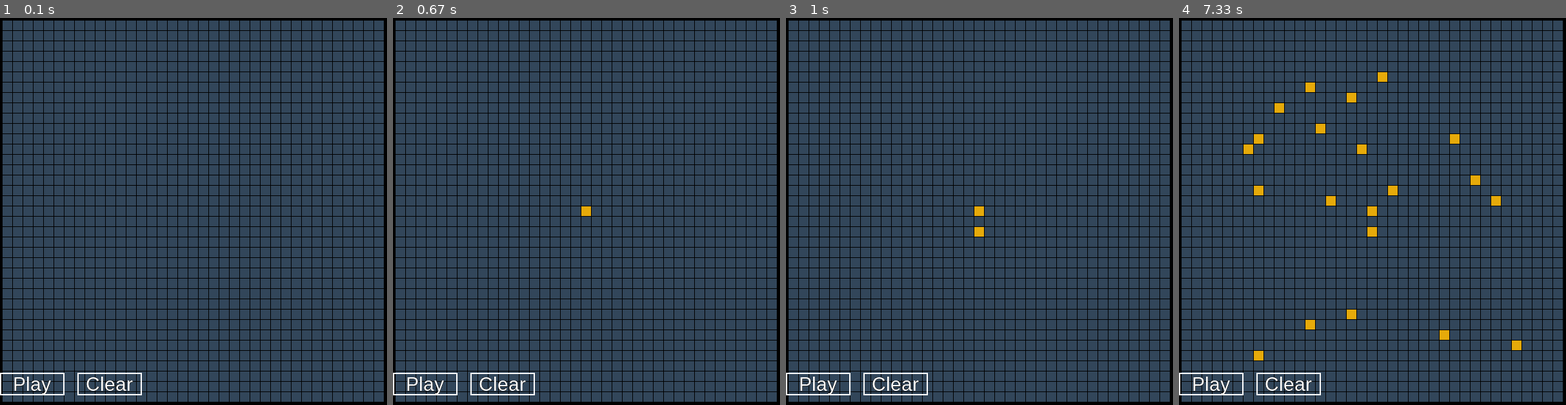
Above: before the commit, frames 1-4 (left to right).
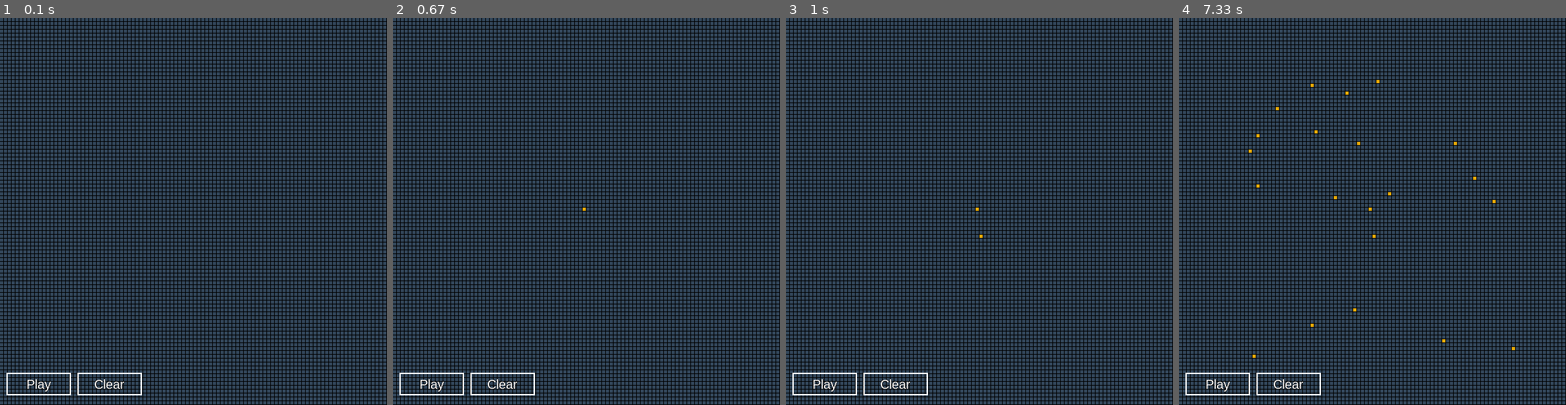
Above: after the commit, the same moments.

Repository: sk-Prime/pygame_of_life
Game: pygame game, started from cgol.py
Two runs of this game, one before a commit and one after it. Both use one fixed random seed, a clock stepped at 60 frames per second and the inputs below.
Inputs (mouse positions are in pixels of both pictures, inside the frame that each line leads up to):
- Up to frame 1 (0.1 s): no input
- Up to frame 2 (0.67 s): click (586, 211) at 0.38 s
- Up to frame 3 (1 s): click (979, 234) at 0.72 s
- Up to frame 4 (7.33 s): click (1252, 153) at 1.05 s; click (1511, 346) at 1.38 s; click (1380, 79) at 1.72 s; click (1353, 312) at 2.05 s; click (1360, 145) at 2.38 s; click (1318, 130) at 2.72 s; click (1473, 176) at 3.05 s; click (1492, 203) at 3.38 s; click (1453, 141) at 3.72 s; click (1260, 137) at 4.05 s; click (1387, 196) at 4.38 s; click (1260, 188) at 4.72 s; click (1314, 323) at 5.05 s; click (1256, 354) at 5.38 s; click (1310, 87) at 5.72 s; click (1333, 196) at 6.05 s; click (1279, 110) at 6.38 s; click (1442, 339) at 6.72 s; click (1349, 95) at 7.05 s

The runs differ from the first frame. In frame 1, 34% of the frame differs, in the area x 0-100%, y 0-100%; in frame 2, 34%; in frame 3, 34%; in frame 4, 34%.

Commit message:
Update cgol.py

Diff:
--- a/cgol.py
+++ b/cgol.py
@@ -8,7 +8,7 @@
         self.screen_h = 1440
 
         self.cell_size = 10
-
+        self.font_size = 20
 
         #gap between cells
         self.gap = 2
@@ -32,6 +32,7 @@
     def add_screen_info(self,w,h):
         self.screen_w=w
         self.screen_h=h
+
 conf = Config()
 
 class Life():
@@ -104,7 +105,7 @@
 
                 if self[temp_x,temp_y]: #if neighbour is alive
                     neighbour+=1 #increasing member
-        #neighbours are surviving range. not too or less populated
+        #neighbours are in surviving range. not too or less populated
         if conf.min_neighbour<=neighbour<=conf.max_neighbour and cell:
             return 1 #remain 1 or alive
         elif neighbour==conf.resurrect and not cell:
@@ -131,7 +132,7 @@
         for y in range(self.y):
             for x in range(self.x):
                 temp_grid[y][x]=self.apply_rules(x,y)
-        #assigning grid to new grid after applying rules.
+        #assigning grid with new grid after applying rules.
         #next iteration will be on this latest situtation of the grid
         self.grid=temp_grid
 
@@ -139,7 +140,7 @@
     def __init__(self,x,y,grid,screen):
         super().__init__(x,y,grid)
         self.screen = screen
-        #cell/rect will be drawn from at this postion in a given screen.
+        #cell/rect will be drawn from at this postion on a given screen.
         self.grid_x = 0
         self.grid_y = 0
 
@@ -186,7 +187,7 @@
         self.world.calc_grid_position()
         self.__draw = False #drawing mode or playing mode
 
-        self.font = pygame.font.SysFont("arial",30)
+        self.font = pygame.font.SysFont("arial",conf.font_size)
 
         self.bx,self.by,self.bw,self.bh = conf.button_pos
         self.cx,self.cy,self.cw, self.ch = conf.clear_button_pos
@@ -239,23 +240,23 @@
                 self.world[x,y] = not self.world[x,y]
 
 
-
-
 if __name__=="__main__":
     pygame.init()
+
+    screen_size = (600,600)
+    conf.cell_size=5
+    conf.gap=1
+
+    conf.seamless=True
     in_pc = True
     if in_pc:
-        conf.add_screen_info(600,600)
-        conf.button_pos=0,conf.screen_h-50,100,35
+        conf.add_screen_info(*screen_size)
+        conf.button_pos=10,conf.screen_h-50,100,35
         conf.clear_button_pos=120,conf.screen_h-50,100,35
     else:
         conf.add_screen_info(720,1440)
 
     screen = pygame.display.set_mode((conf.screen_w,conf.screen_h))
-
-    conf.seamless=True
-    conf.cell_size=15
-    conf.gap=1
 
     game=Game(screen)
     game.set_draw(True)
@@ -269,5 +270,6 @@
                 sysexit()
             elif event.type == pygame.MOUSEBUTTONDOWN:
                 game.listen(event.pos)
+
         game.life_loop()
         pygame.display.flip()
